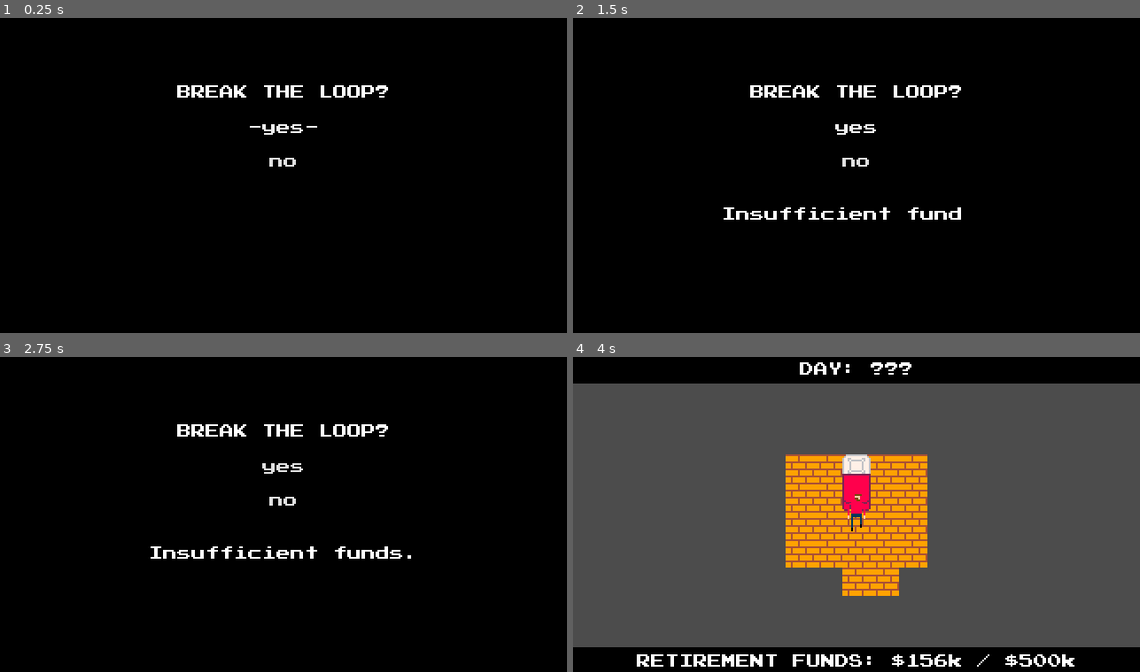
Above: before the commit, frames 1-4 (two rows, left to right).
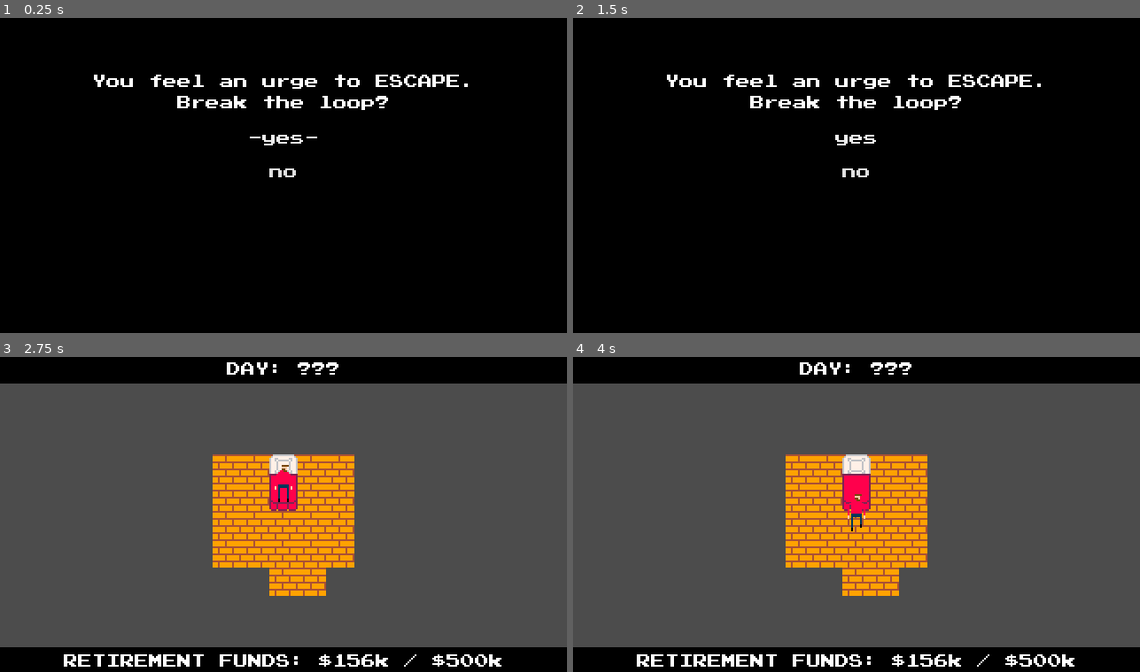
Above: after the commit, the same moments.

Repository: qhoang85/LD47
Game: Godot game, scene res://scenes/breakloop.tscn
The game is run twice, just before and just after one commit, with the same random seed, the same clock (stepped at 60 frames per second) and the same inputs. This scene is started directly instead of the project's main scene.
Inputs (mouse positions are in pixels of both pictures, inside the frame that each line leads up to):
- Up to frame 1 (0.25 s): no input
- Up to frame 2 (1.5 s): click "-yes-" at 0.5 s; click "yes" at 1.25 s
- Up to frame 3 (2.75 s): click "no" at 2 s
- Up to frame 4 (4 s): move the mouse to (981, 498) at 2.77 s; hold D (player_right) 2.78-3.53 s; hold Space (player_use) 2.78-3.53 s; click (981, 498) at 2.92 s; move the mouse to (743, 530) at 3.52 s; hold S (player_down) from 3.53 s (still down); tap Space (player_use) at 3.6 s

The runs differ from the first frame. In frame 1, 2.3% of the frame differs, in the area x 16-83%, y 17-51%; in frame 2, 2.8%; in frame 3, 85%, in the area x 0-100%, y 1-99%; in frame 4, nothing differs.

Commit message:
0.93

Diff:
--- a/scenes/breakloop.tscn
+++ b/scenes/breakloop.tscn
@@ -50,31 +50,33 @@
 }
 
 [node name="VBoxContainer" type="VBoxContainer" parent="CenterContainer"]
-margin_left = 100.0
-margin_top = 38.0
-margin_right = 220.0
-margin_bottom = 89.0
+margin_left = 64.0
+margin_top = 32.0
+margin_right = 280.0
+margin_bottom = 95.0
 
 [node name="Label" type="Label" parent="CenterContainer/VBoxContainer"]
-margin_right = 120.0
-margin_bottom = 9.0
+margin_right = 216.0
+margin_bottom = 21.0
 custom_fonts/font = ExtResource( 1 )
-text = "BREAK THE LOOP?"
+text = "You feel an urge to ESCAPE.
+Break the loop?"
+align = 1
 __meta__ = {
 "_edit_use_anchors_": false
 }
 
 [node name="HBoxContainer" type="VBoxContainer" parent="CenterContainer/VBoxContainer"]
-margin_top = 13.0
-margin_right = 120.0
-margin_bottom = 51.0
+margin_top = 25.0
+margin_right = 216.0
+margin_bottom = 63.0
 
 [node name="Gap" type="Control" parent="CenterContainer/VBoxContainer/HBoxContainer"]
-margin_right = 120.0
+margin_right = 216.0
 
 [node name="Yes" type="Button" parent="CenterContainer/VBoxContainer/HBoxContainer"]
 margin_top = 4.0
-margin_right = 120.0
+margin_right = 216.0
 margin_bottom = 19.0
 rect_min_size = Vector2( 60, 0 )
 focus_neighbour_top = NodePath("../No")
@@ -89,7 +91,7 @@
 
 [node name="No" type="Button" parent="CenterContainer/VBoxContainer/HBoxContainer"]
 margin_top = 23.0
-margin_right = 120.0
+margin_right = 216.0
 margin_bottom = 38.0
 rect_min_size = Vector2( 60, 0 )
 focus_neighbour_top = NodePath("../Yes")
@@ -103,6 +105,7 @@
 }
 
 [node name="Message" type="CenterContainer" parent="."]
+visible = false
 anchor_right = 1.0
 anchor_bottom = 1.0
 margin_top = 80.0
@@ -112,7 +115,6 @@
 }
 
 [node name="Label2" type="Label" parent="Message"]
-visible = false
 margin_left = 84.0
 margin_top = 27.0
 margin_right = 236.0
